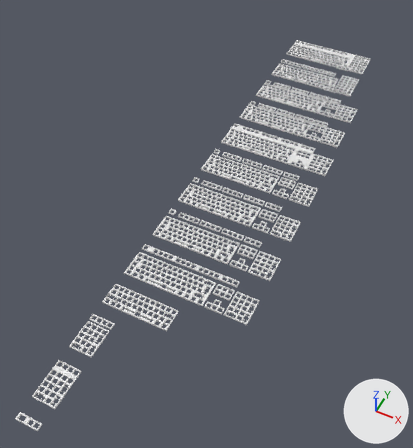
Renders of the Blender file blender-files/export_collection.blend from each side of a commit.
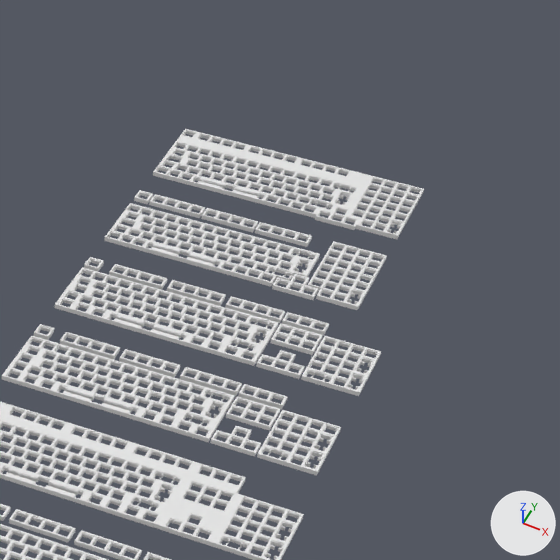
Each version appears first whole from a 50 mm camera at (749.0, -2131.0, 1506.0) aimed at (97.0, -829.0, -123.0), and next in a close-up on the part from 58% to 100% of the width and 0% to 39% of the height. The lights are fixed; the arrows at lower right show +X, +Y and +Z. The last two pictures show the newer version.

Objects in the first close-up: '1800', '1800_single-mesh', 'full-size', 'full-size_stepped-capslock', 'g80-3000', 'g80-3000_single-mesh'.
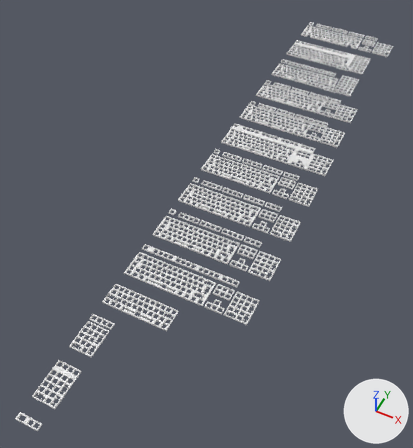
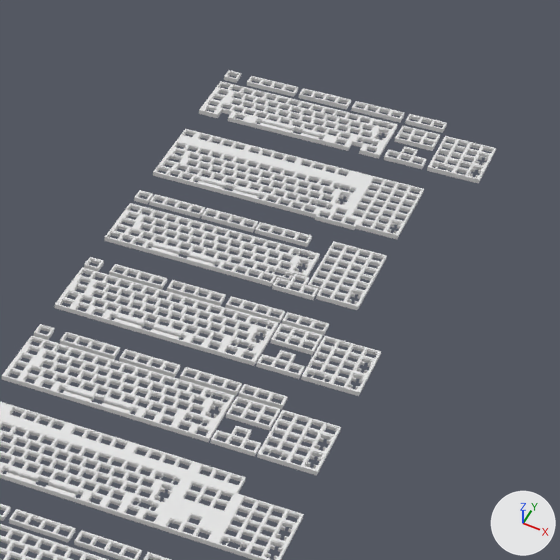
What differs and where, as boxes [x1, y1, x2, y2] in the close-ups (560 x 560 px):
'fat_plate_export', added: after [199, 70, 496, 184]

Patch to the scene script:
```diff
--- a/blender-files/export_collection.blend.py
+++ b/blender-files/export_collection.blend.py
@@ me_fat_plate_export_018 @@
+me_fat_plate_export_018.from_pydata(...)  # 3919 vertices, 8210 faces; spans x 0.0..440.0, y 0.0..135.0, z -5.0..1.0
@@ ob_fat_plate_export @@
+ob_fat_plate_export = bpy.data.objects.new('fat_plate_export', me_fat_plate_export_018)
+ob_fat_plate_export.location = (0.0, 421.0, 0.0)
```
